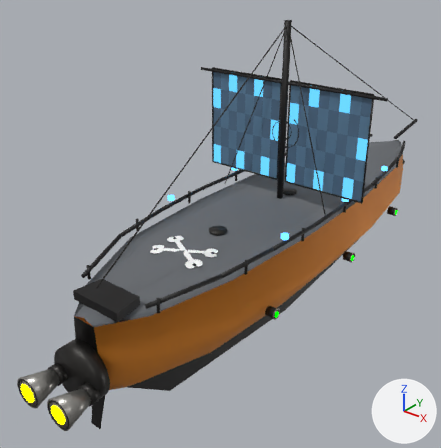
What one commit did to the glTF model ThoriumGap_JS/models/Ship_Pirate_4.glb.
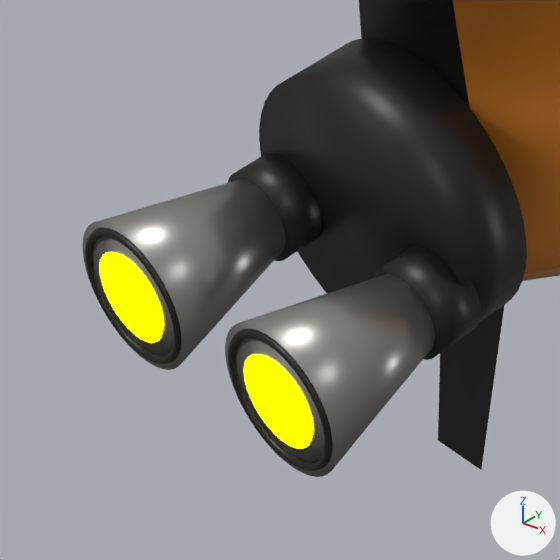
The first picture shows the older version from a 50 mm camera at (3.01, -4.86, 2.92) aimed at (-0.44, -0.55, 0.25). The close-ups show the older and then the newer version on the part from 0% to 27% of the width and 74% to 100% of the height of that picture. Only the edits that show in the close-ups are written down. Every picture has the same lights, and +X, +Y and +Z are marked at lower right. Where no turn or scale is listed for an object, it has been applied to the vertices.

Objects in the first close-up: 'EngineBell_Port_IronRocketNozzle', 'EngineBell_Starboard_IronRocketNozzle', 'EngineDeck_AftTransomArmoredMount', 'EngineEmitter', 'EngineLip_Port_DarkRim', 'EngineLip_Starboard_DarkRim', 'EngineThroat_Port_BlackSocket', 'EngineThroat_Starboard_BlackSocket', 'Hull_MetalSailingShipBody', 'Rudder_SternSpaceRudder'.
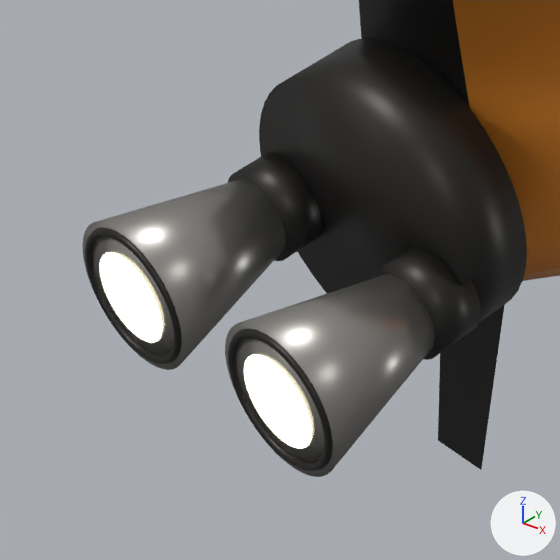
What differs and where, as boxes (x1, y1, x2, y2) in the close-ups (560 x 560 px):
'EngineEmitter', recoloured (yellow to beige)
    both: (100, 252, 312, 449)

Diff of the bpy script that builds the scene:
```diff
--- a/ThoriumGap_JS/models/Ship_Pirate_4.glb.py
+++ b/ThoriumGap_JS/models/Ship_Pirate_4.glb.py
@@ mat_engineglow @@
 mat_engineglow.roughness = 1.0
-mat_engineglow.emission_color = (1.0, 1.0, 0.0)  # yellow #ffff00
+mat_engineglow.emission_color = (0.62, 0.57, 0.4)  # beige #cec7aa
 mat_engineglow.emission_strength = 5.0
```
